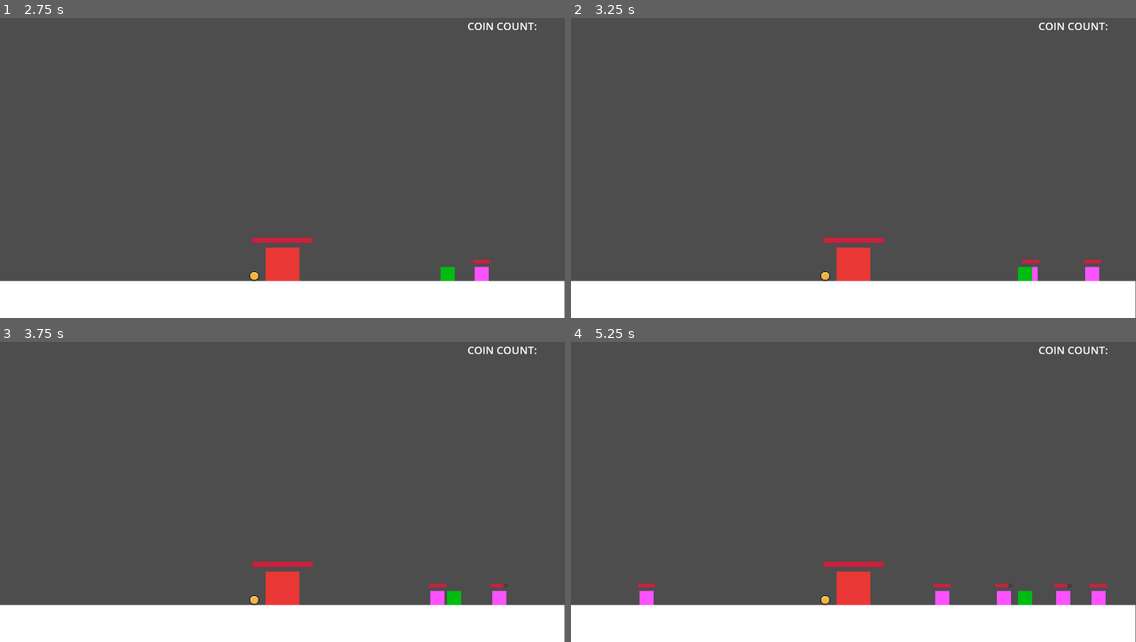
Above: before the commit, frames 1-4 (two rows, left to right).
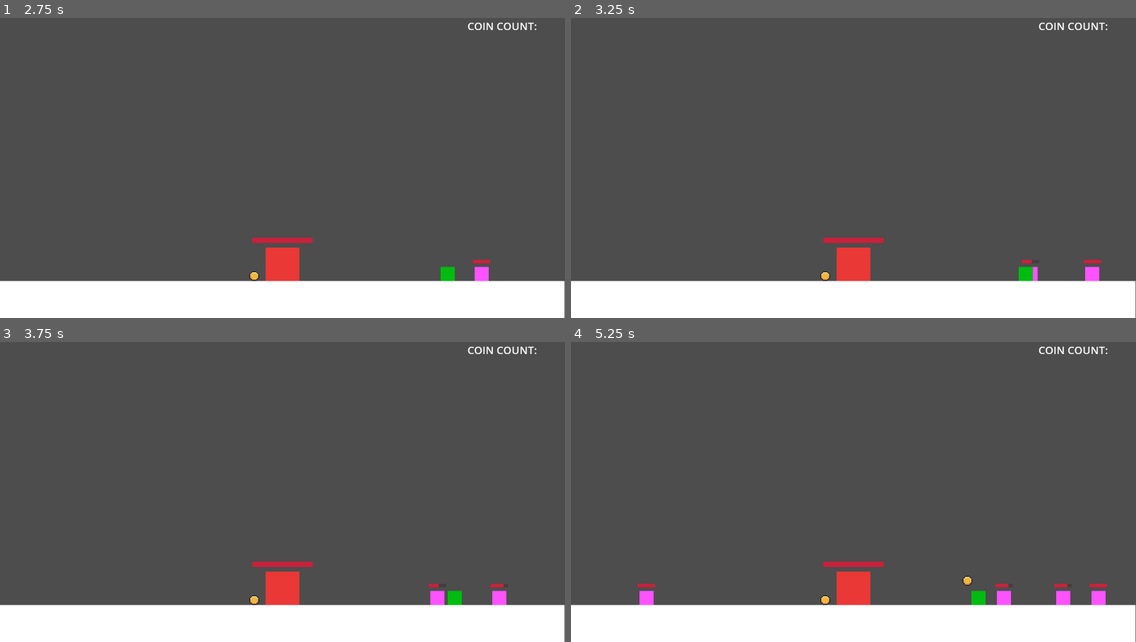
Above: after the commit, the same moments.

Repository: Caneris/Foxhold
Game: Godot game, scene res://scenes/main.tscn
Two runs of this game, one before a commit and one after it. Both use one fixed random seed, a clock stepped at 60 frames per second and the inputs below.
Inputs (mouse positions are in pixels of both pictures, inside the frame that each line leads up to):
- Up to frame 1 (2.75 s): tap Enter at 0.5 s; drag from (282, 264) to (339, 90) at 0.52 s; tap Space at 1.25 s; drag from (197, 276) to (254, 222) at 1.27 s; move the mouse to (514, 273) at 2.02 s; click (514, 273) at 2.17 s
- Up to frame 2 (3.25 s): drag from (825, 222) to (684, 111) at 2.77 s
- Up to frame 3 (3.75 s): drag from (508, 597) to (282, 588) at 3.52 s
- Up to frame 4 (5.25 s): drag from (1107, 597) to (768, 405) at 4.27 s; move the mouse to (1107, 594) at 5.02 s; click (1107, 594) at 5.17 s

Frame 1 is identical in both runs. In frame 2, less than 0.1% of the frame differs, in the area x 79-83%, y 80-88%; in frame 3, less than 0.1%; in frame 4, 0.5%, in the area x 64-82%, y 77-88%.

Commit message:
worked on foxlings chasing and attacking enemies

Diff:
--- a/scripts/enemy_placeholder.gd
+++ b/scripts/enemy_placeholder.gd
@@ -29,8 +29,8 @@
 signal enemy_died
 
 
-func take_damage() -> void:
-	health_bar.value = max(health_bar.value - damage_per_click, 0)
+func take_damage(damage: float) -> void:
+	health_bar.value = max(health_bar.value - damage, 0)
 
 func drop_item() -> void:
 	var dropped_item : RigidBody2D = drop_items.pick_random().instantiate()
--- a/scripts/knight_foxling.gd
+++ b/scripts/knight_foxling.gd
@@ -9,7 +9,7 @@
 # Movement
 @export var speed: float = 150.0
 @export var patrol_radius: float = 100.0
-@export var sight_range: float = 30.0
+@export var sight_range: float = 60.0
 @onready var sight: RayCast2D = $Sight
 
 # State management
@@ -113,12 +113,49 @@
 
 func chase_enemy(delta: float) -> void:
     print("Chasing enemy")
-    pass
+    # Check if target still exists
+    if not is_instance_valid(current_target):
+        current_state = State.RETURNING
+        current_target = null
+        return
+
+    var to_enemy = current_target.global_position - global_position
+    var distance = to_enemy.length()
+
+    # Lost sight - return home
+    if distance > sight_range*2.0:
+        current_state = State.RETURNING
+        current_target = null
+        return
+
+    # Move toward enemy
+    var direction = sign(to_enemy.x)
+    velocity.x = direction * speed
+
+    # Chase until at attack range
+    if distance > attack_range:
+        velocity.x = direction * speed
+    else:
+        velocity.x = 0  # Stop at attack distance
+
+
+    # Attack if in range and cooldown ready
+    if distance <= attack_range and attack_timer <= 0:
+        # Deal damage and apply slow
+        current_target.take_damage(damage)
+        if current_target.has_method("apply_slow"):
+            current_target.apply_slow(enemy_slow_amount, 2.0)  # slow for 2 seconds
+        attack_timer = attack_cooldown
+
+    attack_timer -= delta
+    sight.target_position = Vector2(direction * sight_range, 0)
+    move_and_slide()
     # Move toward current_target
     # If in attack_range, switch to ATTACKING
     # If enemy dead or out of sight, switch to RETURNING
 
 func attack_enemy(delta: float) -> void:
+    print("Attacking enemy")
     pass
     # Apply slow to enemy
     # Deal damage if attack_timer <= 0
